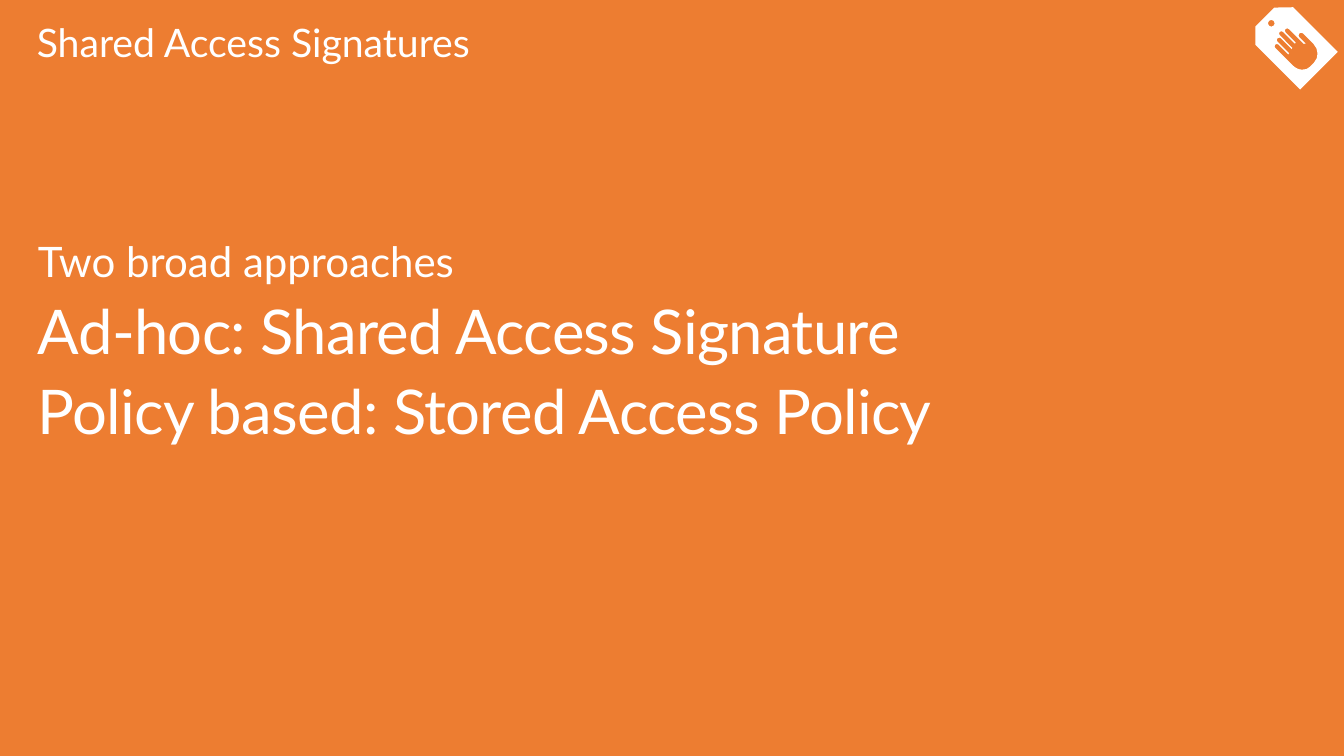
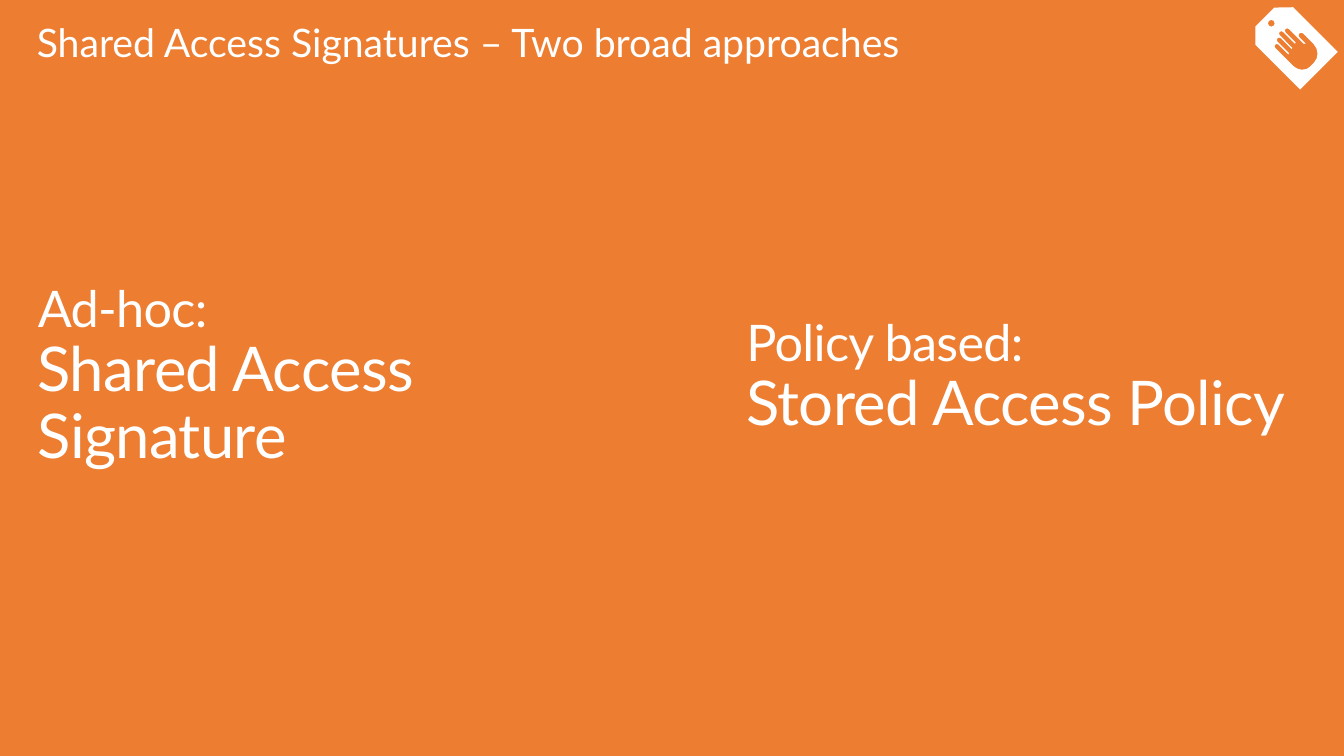
Before and after one commit to sack212/BasicAzureCamp, a slide deck: slide 28 of Data-Storage/Data-Storage.pptx (slide 27 before the commit). Drawn at 1344x756 pixels with LibreOffice and Linux fonts; fonts in the diff are those of the drawing. Boxes give left, top, right and bottom in pixels: in the first picture for what was removed or moved away, otherwise in the second. Text is boxed around its words. In the diff, an @@ line names an element or a change of style, - is before the commit and + after.

```diff
--- a/Data-Storage/Data-Storage.pptx
+++ b/Data-Storage/Data-Storage.pptx
@@ title at [37,28,900,64]: text changed @@
-Shared Access Signatures
+Shared Access Signatures – Two broad approaches
@@ text "Policy based: Stored Access Policy": place and size @@
-text "Policy based: Stored Access Policy" at [38,246,931,445]
+text "Policy based: Stored Access Policy" at [746,324,1285,436]
@@ text "Policy based: Stored Access Policy" at [746,324,1285,436]: size 44 to 36 pt in "Policy based:" @@
@@ text at [38,246,900,365]: paragraphs removed @@
-Two broad approaches
-Ad-hoc: Shared Access Signature
@@ text added at [38,290,414,470], 44 pt, text #FFFFFF @@
+Ad-hoc:
+Shared Access Signature
```
Also in this commit, not shown: 18 other slides changed, 2 slides added, 2 slides removed.
